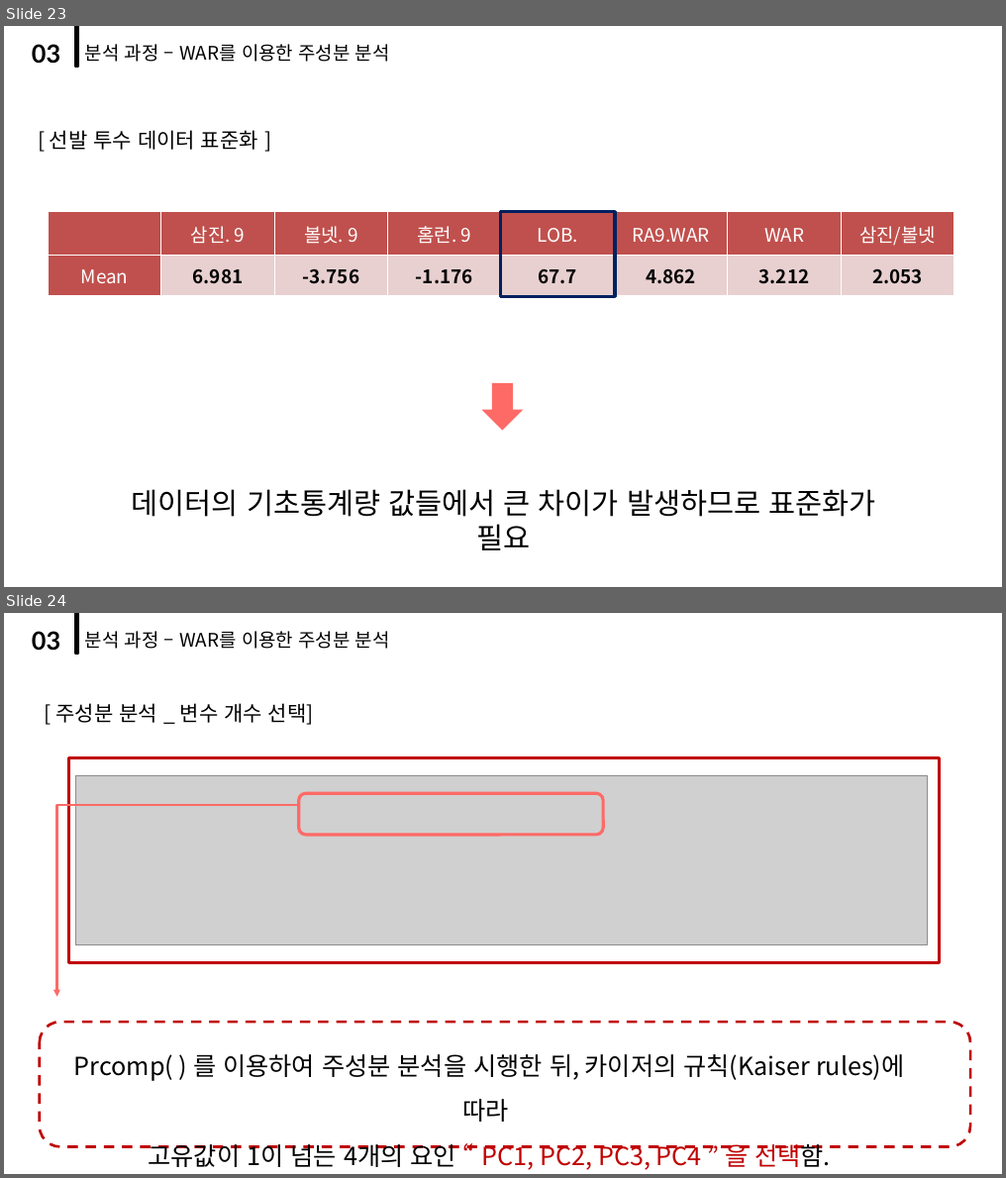
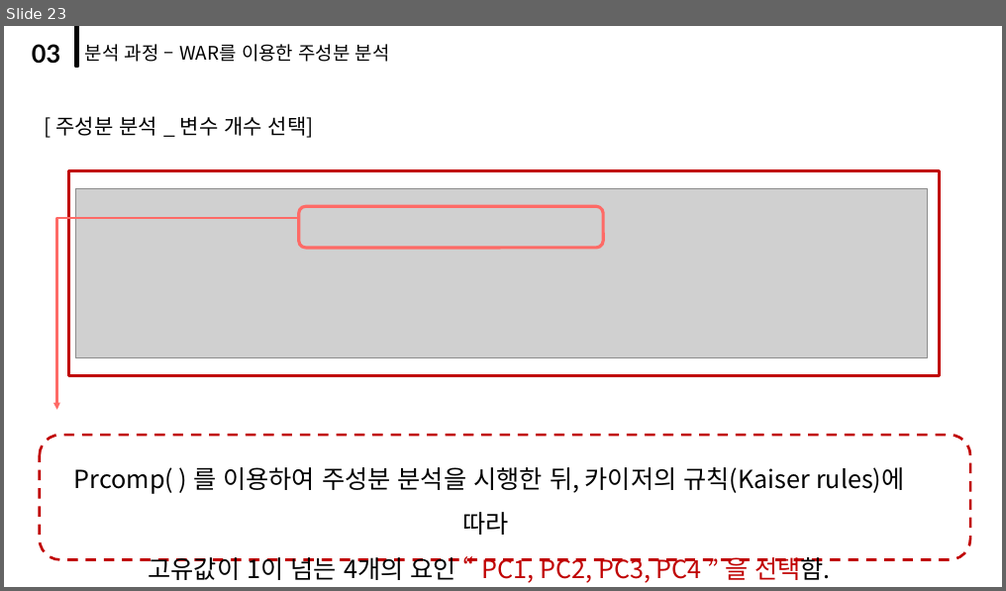
Before and after one commit to kangjiwond1/datamining, a slide deck: [데이터마이닝_강팀]_야구 데이터 분석.pptx. Shown one above the other, each under a label of ours: slides 23 and 24 before the commit, slide 23 after it. The pictures are 1006x1178 and 1006x591 pixels, drawn with LibreOffice and Linux fonts; fonts in the diff are those of the drawing; grey boxes stand for pictures. Boxes give left, top, right and bottom in pixels: in the first picture for what was removed or moved away, otherwise in the second. Text is boxed around its words. In the diff, an @@ line names an element or a change of style, - is before the commit and + after.

```diff
--- a/[데이터마이닝_강팀]_야구 데이터 분석.pptx
+++ b/[데이터마이닝_강팀]_야구 데이터 분석.pptx
@@ slide 23 removed at (x1=4, y1=26, x2=1002, y2=587), background #FFFFFF @@
@@ text removed at (x1=32, y1=44, x2=60, y2=64) @@
-03
@@ rectangle removed at (x1=75, y1=26, x2=79, y2=67) @@
@@ text removed at (x1=85, y1=44, x2=390, y2=62) @@
-분석 과정 – WAR를 이용한 주성분 분석
@@ text removed at (x1=50, y1=130, x2=258, y2=150) @@
-[ 선발 투수 데이터 표준화 ]
@@ table removed at (x1=49, y1=212, x2=952, y2=256), 1 rows, 8 columns @@
- | 삼진. 9 | 볼넷. 9 | 홈런. 9 | LOB. | RA9.WAR | WAR | 삼진/볼넷
@@ rectangle removed at (x1=500, y1=212, x2=615, y2=296) @@
@@ table removed at (x1=49, y1=256, x2=952, y2=297), 1 rows, 8 columns @@
-Mean | 6.981 | -3.756 | -1.176 | 67.7 | 4.862 | 3.212 | 2.053
@@ down arrow removed at (x1=481, y1=383, x2=523, y2=430) @@
@@ text removed at (x1=132, y1=489, x2=875, y2=517) @@
-데이터의 기초통계량 값들에서 큰 차이가 발생하므로 표준화가 필요
@@ what was slide 24 is now slide 23 @@
```
Also in this commit, not shown: 4 slides changed.
